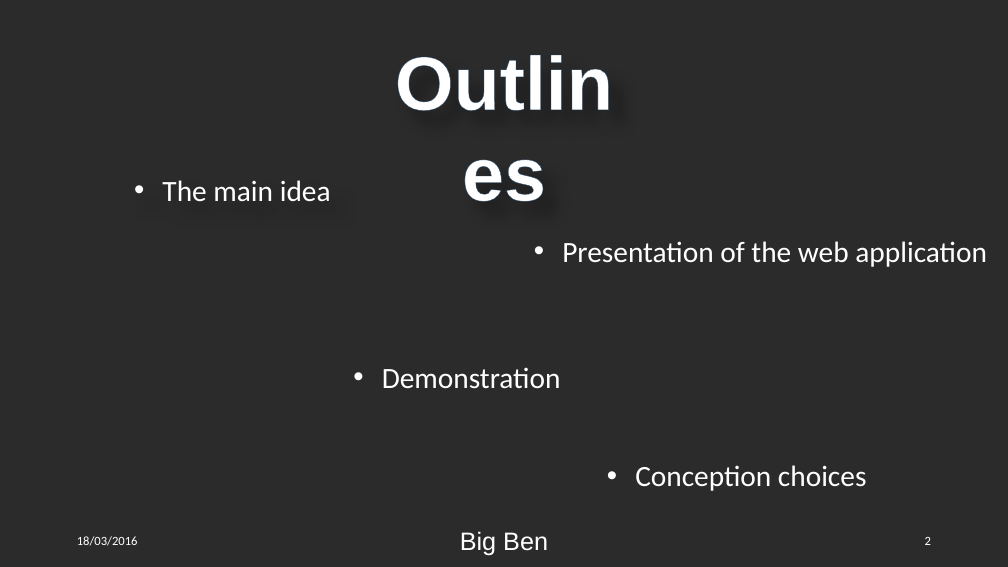
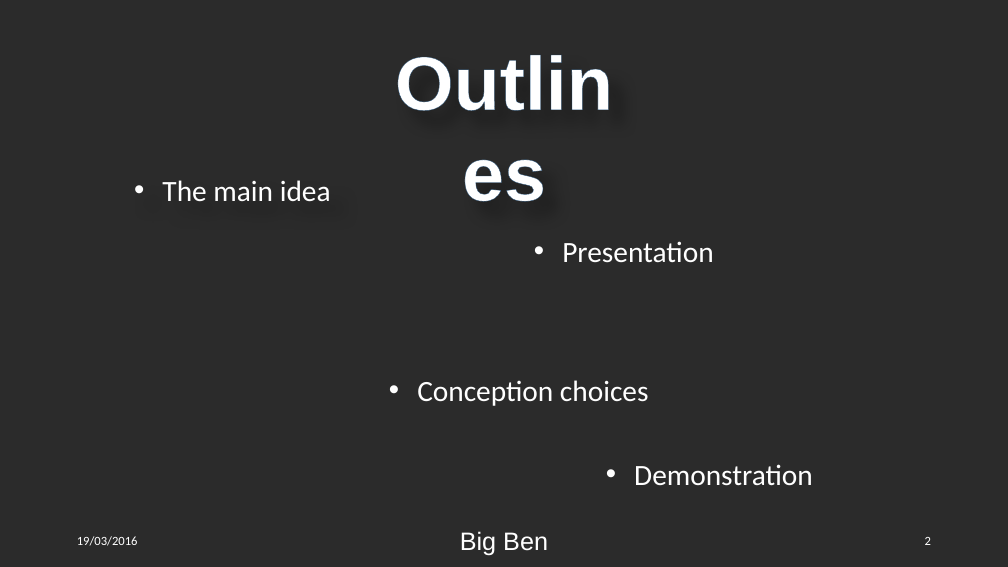
Before and after one commit to Qu1lby/BigBen, a slide deck: slide 2 of Presentation.pptx. Drawn at 1008x567 pixels with LibreOffice and Linux fonts; fonts in the diff are those of the drawing; background and template pictures are left out; a plain dark background stands for a picture behind light text. Boxes give left, top, right and bottom in pixels: in the first picture for what was removed or moved away, otherwise in the second. Text is boxed around its words. In the diff, an @@ line names an element or a change of style, - is before the commit and + after.

```diff
--- a/Presentation.pptx
+++ b/Presentation.pptx
@@ text at [562, 241, 713, 263]: text changed @@
-• Presentation of the web application
+• Presentation
@@ text "Conception choices": place and size @@
-text "Conception choices" at [635, 465, 867, 491]
+text "Conception choices" at [417, 380, 649, 406]
@@ text "Demonstration": place and size @@
-text "Demonstration" at [382, 367, 561, 389]
+text "Demonstration" at [634, 464, 813, 486]
@@ text at [77, 536, 138, 546]: text changed @@
-18/03/2016
+19/03/2016
```
Also in this commit, not shown: 6 other slides changed, 4 slides added.
